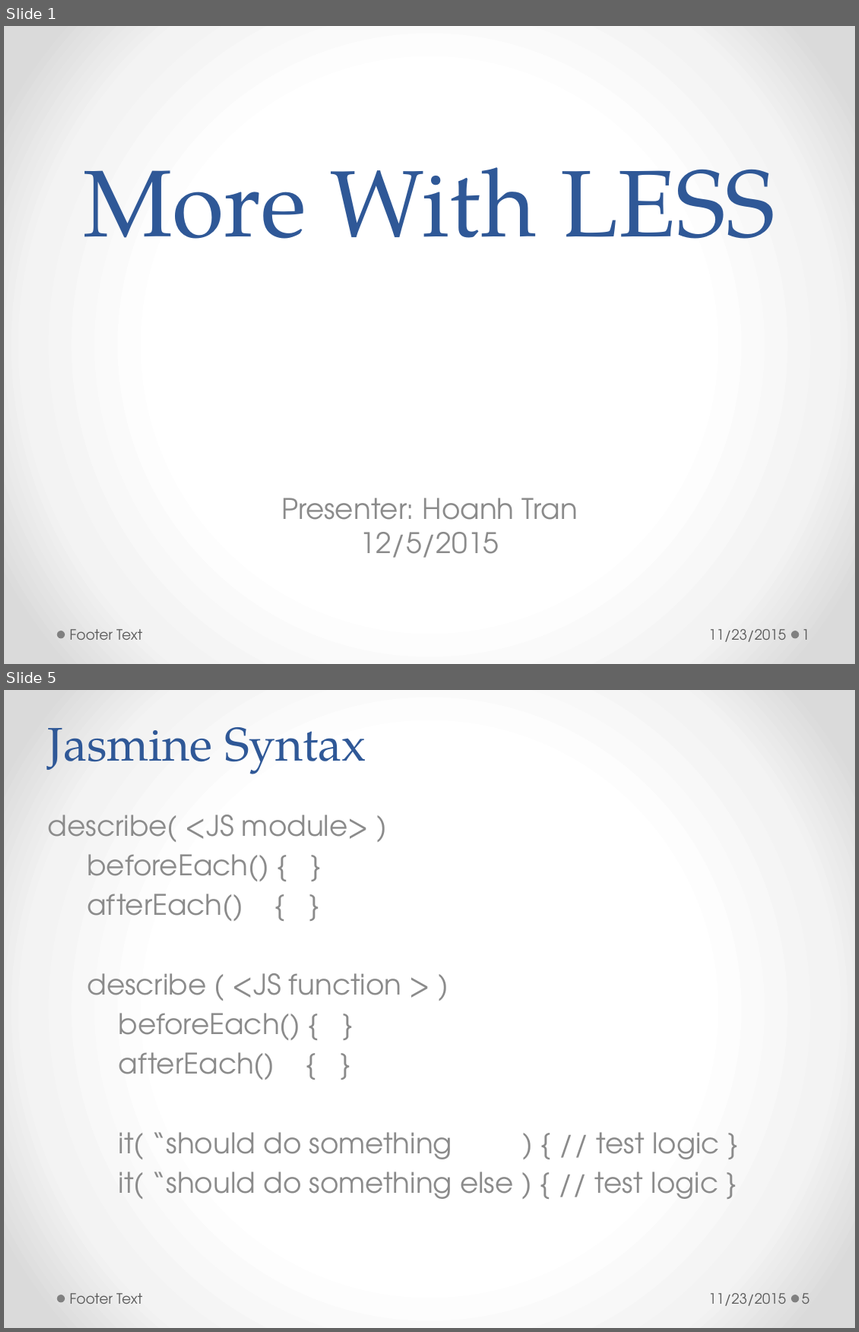
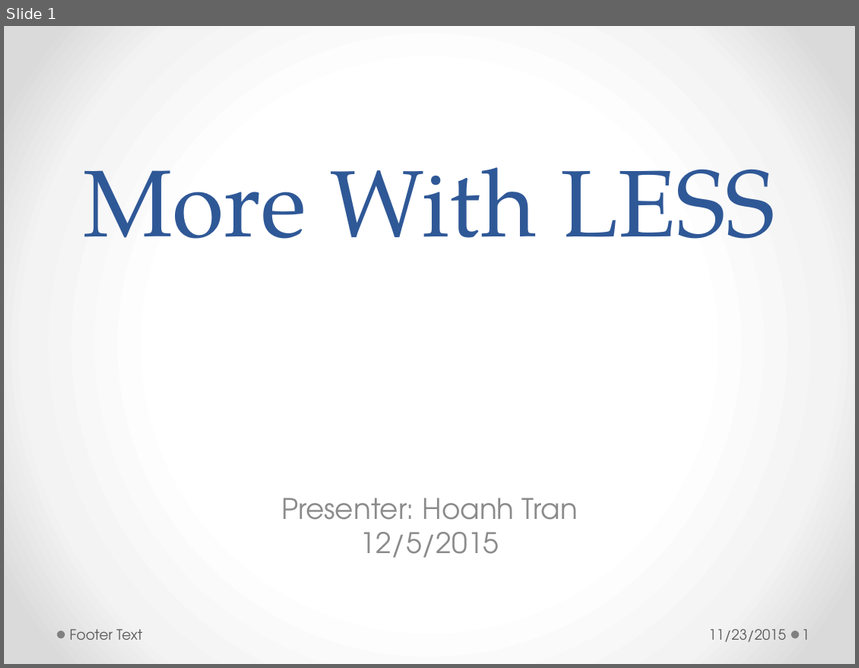
Before and after one commit to h-t-tran/work, a slide deck: brownbag/less/tech-presentation-less.pptx. Shown one above the other, each under a label of ours: slides 1 and 5 before the commit, slide 1 after it; the slides between them are not shown. The pictures are 859x1332 and 859x668 pixels, drawn with LibreOffice and Linux fonts; fonts in the diff are those of the drawing. Boxes give left, top, right and bottom in pixels: in the first picture for what was removed or moved away, otherwise in the second. Text is boxed around its words. In the diff, an @@ line names an element or a change of style, - is before the commit and + after.

```diff
--- a/brownbag/less/tech-presentation-less.pptx
+++ b/brownbag/less/tech-presentation-less.pptx
@@ slide 5 removed at (4,690,855,1328), background gradient #FFFFFF to #F4F4F4 to #DADADA; not listed: 2 template elements that a slide beside it also shows @@
@@ title removed at (48,727,367,774) @@
-Jasmine Syntax
@@ subtitle removed at (48,815,720,1199) @@
-describe( <JS module> )
-beforeEach() { }
-afterEach() { }
-describe ( <JS function > )
-beforeEach() { }
-afterEach() { }
-it( “should do something ) { // test logic }
-it( “should do something else ) { // test logic }
@@ text removed at (69,1293,142,1304) @@
-Footer Text
@@ text removed at (709,1293,786,1306) @@
-11/23/2015
@@ page number removed at (802,1293,810,1304) @@
-5
```
Also in this commit, not shown: 3 slides changed, 5 slides added, 16 other slides removed.
